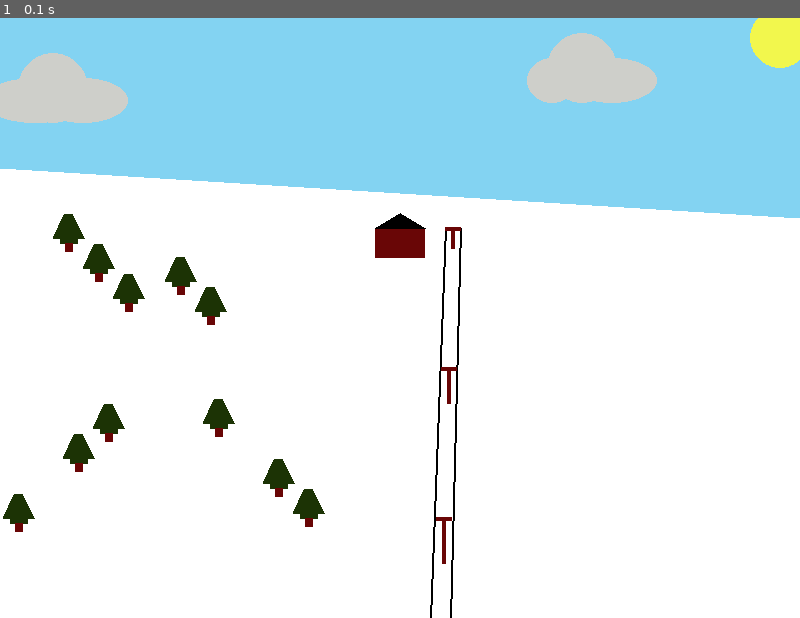
Above: before the commit, frame 1.
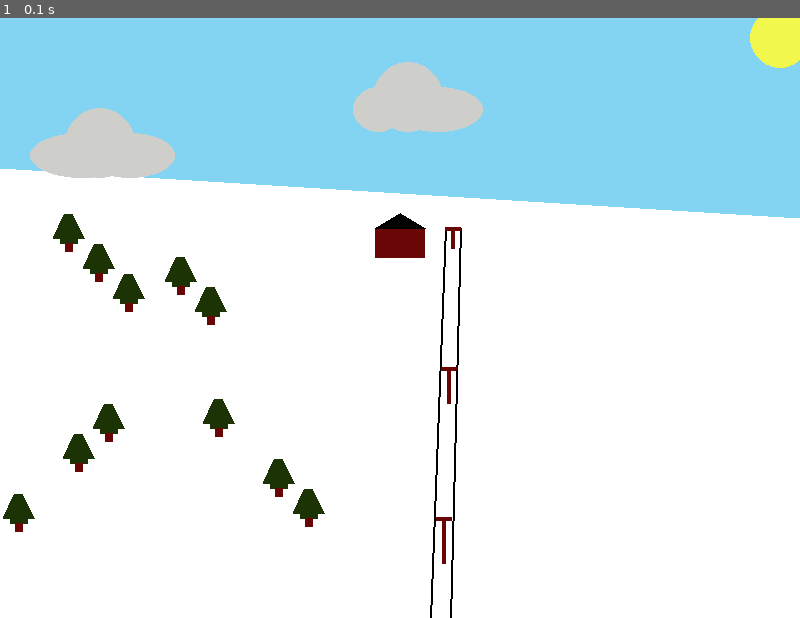
Above: after the commit, the same moment.

Repository: MCBoarder289/PythonArcadeGames
Game: pygame game, started from Labs/Chapter 5 - Lab.py
Two runs of this game, one before a commit and one after it. Both use one fixed random seed, a clock stepped at 60 frames per second and the inputs below.
Inputs:
- Up to frame 1 (0.1 s): no input

The runs differ from the first frame. In frame 1, 5.2% of the frame differs, in the area x 0-83%, y 2-27%.

Commit message:
Chapter 5 work - using dictionaries now to store properties (helps with random placement of clouds/trees etc.

Diff:
--- a/Labs/Chapter 5 - Lab.py
+++ b/Labs/Chapter 5 - Lab.py
@@ -30,13 +30,21 @@
 size = (800, 600)
 screen = pygame.display.set_mode(size)
 
-# For Random Clouds, setting up random plots
-# cloud_num = random.randrange(1, 4) -- Will force 2 clouds, can't figure out naming 1...n variable names
+# For Random Clouds, setting up random plots and forcing boundaries
+# cloud_num = random.randrange(1, 4) -- Will force 2 clouds, can't figure out naming 1...n variable names- SOLVED BELOW!
 cloud_xlim = 720
 cloud_ylim = 100
 cloud_heightlim = 100
 cloud_widthlim = 180
 
+cloud_elements = {} # Create a dictionary of cloud coordinates
+for i in range(1, 3, 1):
+    cloud_elements["cloud{0}".format(i)] = (random.randrange(10, cloud_xlim), random.randrange(10, cloud_ylim),
+                                               random.randrange(100, cloud_widthlim),
+                                               random.randrange(50, cloud_heightlim))
+
+''' # Taking out bad practice of numbered variables
+
 cloud1x = random.randrange(10, cloud_xlim)
 cloud1y = random.randrange(10, cloud_ylim)
 cloud1width = random.randrange(100, cloud_widthlim)
@@ -46,7 +54,7 @@
 cloud2y = random.randrange(10, cloud_ylim)
 cloud2width = random.randrange(100, cloud_widthlim)
 cloud2height = random.randrange(50, cloud_heightlim)
-
+'''
 pygame.display.set_caption("Ski Scene - Ch. 5 Lab")
 
 # Set Frame Rate
@@ -85,17 +93,21 @@
     # Draw random clouds ----------------------
     # Need to do the randomizing outside the loop, or else it will continuously change...
 
-    # Cloud 1
-    x_offset = 0
-    y_offset = 0
-    for i in range(2):
-        pygame.draw.ellipse(screen, CLOUDS, [cloud1x + x_offset, cloud1y + y_offset, 70 + x_offset, 70 - y_offset], 0)
+    # Cloud 1  Basically draws an ellipse, and then one to the left and one to the right
+    x_offset = 0
+    y_offset = 0
+    for i in range(2):
+        pygame.draw.ellipse(screen, CLOUDS, [cloud_elements["cloud1"][0] + x_offset,  # cloud_elements index pull
+                                             cloud_elements["cloud1"][1] + y_offset,  # cloud_elements index pull
+                                             70 + x_offset, 70 - y_offset], 0)
         x_offset += 20
         y_offset += 25
     x_offset = 0
     y_offset = 0
     for i in range(2):
-        pygame.draw.ellipse(screen, CLOUDS, [cloud1x + x_offset, cloud1y + y_offset, 70 + x_offset, 70 - y_offset], 0)
+        pygame.draw.ellipse(screen, CLOUDS, [cloud_elements["cloud1"][0] + x_offset,  # cloud_elements index pull
+                                             cloud_elements["cloud1"][1] + y_offset,  # cloud_elements index pull
+                                             70 + x_offset, 70 - y_offset], 0)
         x_offset -= 20
         y_offset += 25
 
@@ -103,13 +115,17 @@
     x_offset = 0
     y_offset = 0
     for i in range(2):
-        pygame.draw.ellipse(screen, CLOUDS, [cloud2x + x_offset, cloud2y + y_offset, 70 - x_offset, 70 - y_offset], 0)
+        pygame.draw.ellipse(screen, CLOUDS, [cloud_elements["cloud2"][0] + x_offset,
+                                             cloud_elements["cloud2"][1] + y_offset,
+                                             70 - x_offset, 70 - y_offset], 0)
         x_offset -= 35
         y_offset += 25
     x_offset = 0
     y_offset = 0
     for i in range(2):
-        pygame.draw.ellipse(screen, CLOUDS, [cloud2x + x_offset, cloud2y + y_offset, 70 + x_offset, 70 - y_offset], 0)
+        pygame.draw.ellipse(screen, CLOUDS, [cloud_elements["cloud2"][0] + x_offset,
+                                             cloud_elements["cloud2"][1] + y_offset,
+                                             70 + x_offset, 70 - y_offset], 0)
         x_offset += 20
         y_offset += 25
 
--- /dev/null
+++ b/Labs/Chapter 5 Lab - Scratchwork.py
@@ -0,0 +1,53 @@
+
+# Import Statements
+
+import random
+import math
+
+
+# Defining my colors:
+
+SKY = (131, 211, 242)
+SUN = (242, 247, 77)
+CLOUDS = (206, 207, 202)
+LODGE_BASE = (105, 6, 6)
+BLACK = (0, 0, 0)
+TRUNK = (51, 5, 5)
+GREEN = (28, 51, 5)
+WHITE = (255, 255, 255)
+
+# Set the width and height of the screen
+
+size = (800, 600)
+
+
+# For Random Clouds, setting up random plots
+# cloud_num = random.randrange(1, 4) -- Will force 2 clouds, can't figure out naming 1...n variable names
+cloud_xlim = 720
+cloud_ylim = 100
+cloud_heightlim = 100
+cloud_widthlim = 180
+
+cloud_coordinates = {}  # Create a dictionary of cloud coordinates
+for i in range(1, 3, 1):
+    cloud_coordinates["cloud{0}".format(i)] = [(random.randrange(10, cloud_xlim), random.randrange(10, cloud_ylim)),
+                                               (random.randrange(10, cloud_xlim), random.randrange(10, cloud_ylim)), 5]
+
+cloud_coordinates  # Returns every element in the dictionary
+cloud_coordinates['cloud1']  # Returns the Cloud 1 data
+cloud_coordinates['cloud1'][0]  # Returns the first element Cloud 1's data
+
+# {'cloud1': [(337, 63), (48, 74), 5], 'cloud2': [(365, 85), (264, 40), 5]}
+# 337, 74, 5 // 365, 40 , 5
+print(cloud_coordinates)
+
+for a, b in cloud_coordinates.items():
+    print(a)
+    print(b[1][1])
+
+for x, y in cloud_coordinates.items():
+    print(y[1])  # Can take an index from a tuple
+    # https://stackoverflow.com/questions/3136059/getting-one-value-from-a-python-tuple
+print(cloud_coordinates['cloud1'])
+print(cloud_coordinates['cloud2'])
+# print(cloud_coordinates[cloud1])
